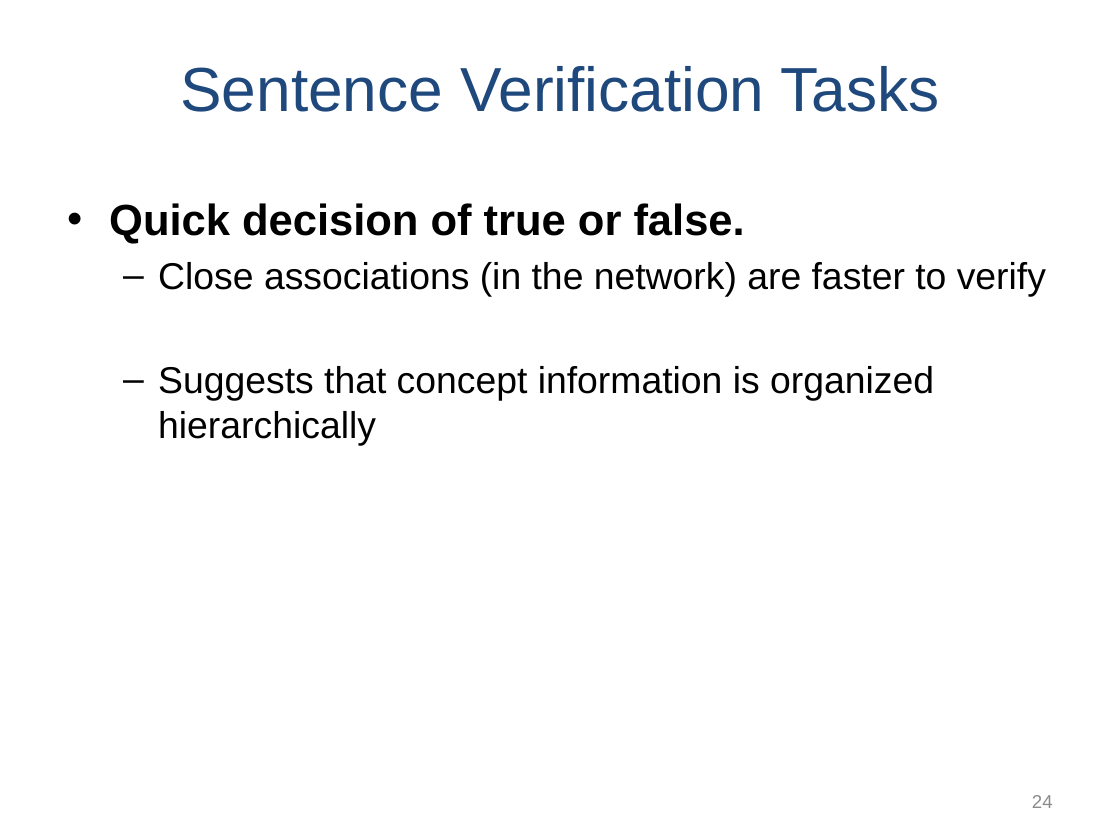
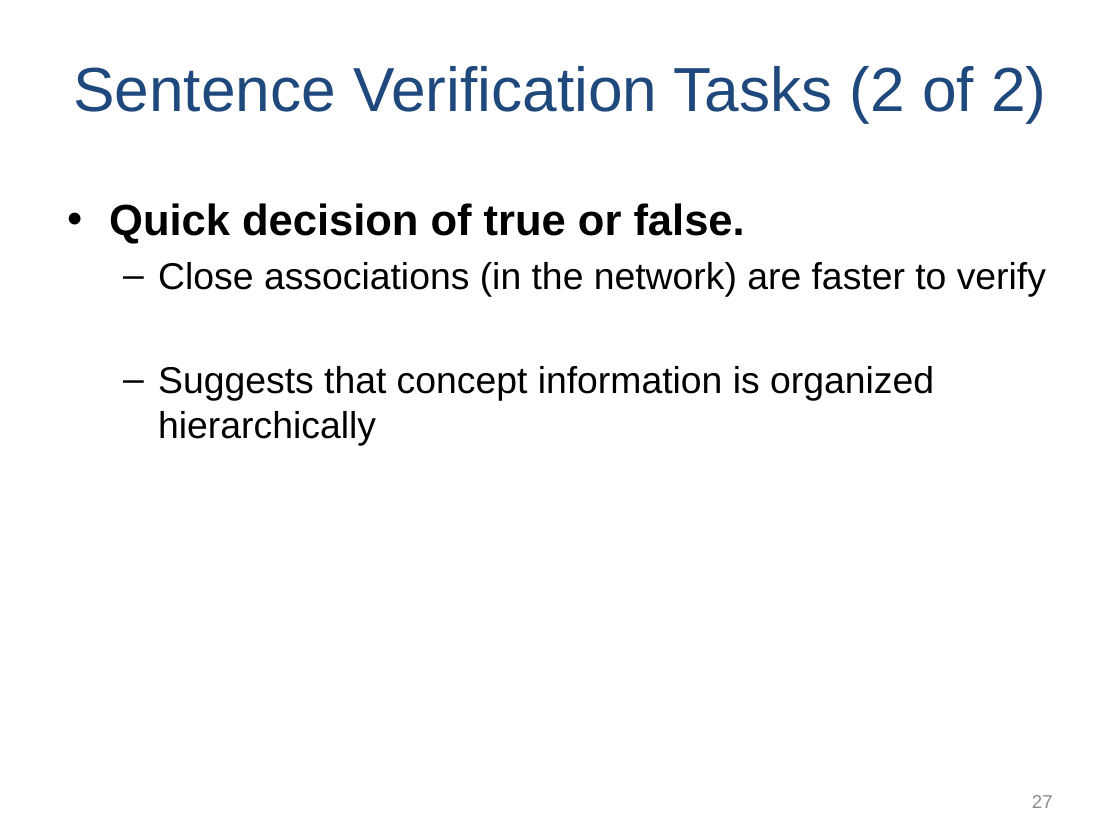
Before and after one commit to npm27/Teaching-Materials, a slide deck: slide 27 of Memory/Slides/Chapter 5.PPTX (slide 24 before the commit). Drawn at 1120x840 pixels with LibreOffice and Linux fonts; fonts in the diff are those of the drawing. Boxes give left, top, right and bottom in pixels: in the first picture for what was removed or moved away, otherwise in the second. Text is boxed around its words. In the diff, an @@ line names an element or a change of style, - is before the commit and + after.

```diff
--- a/Memory/Slides/Chapter 5.PPTX
+++ b/Memory/Slides/Chapter 5.PPTX
@@ title at <box>73,66,1046,122</box>: text changed @@
-Sentence Verification Tasks
+Sentence Verification Tasks (2 of 2)
@@ page number at <box>1032,795,1053,808</box>: text changed @@
-24
+27
```
Also in this commit, not shown: 1 other slide changed, 1 slide added.
